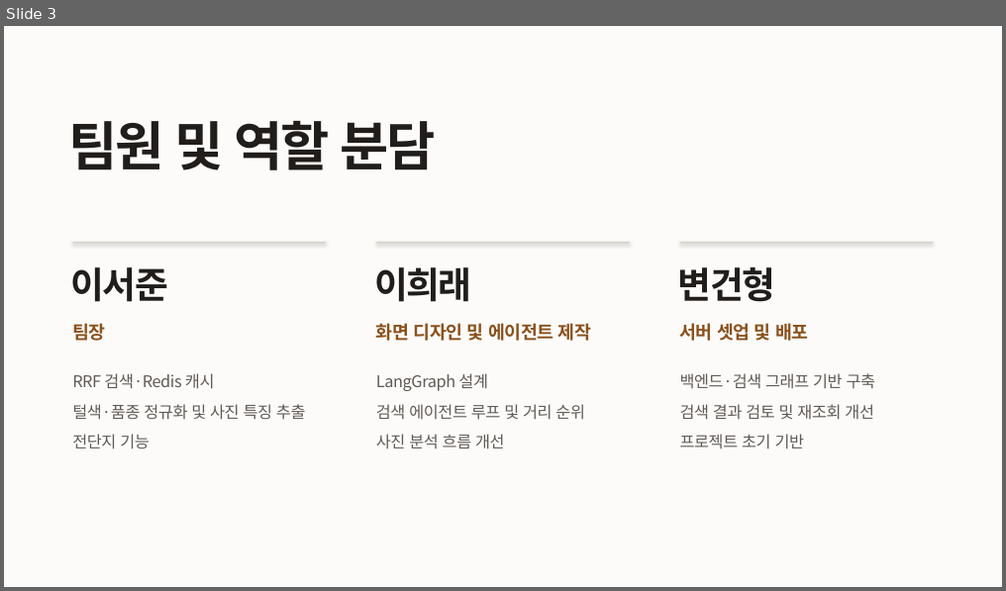
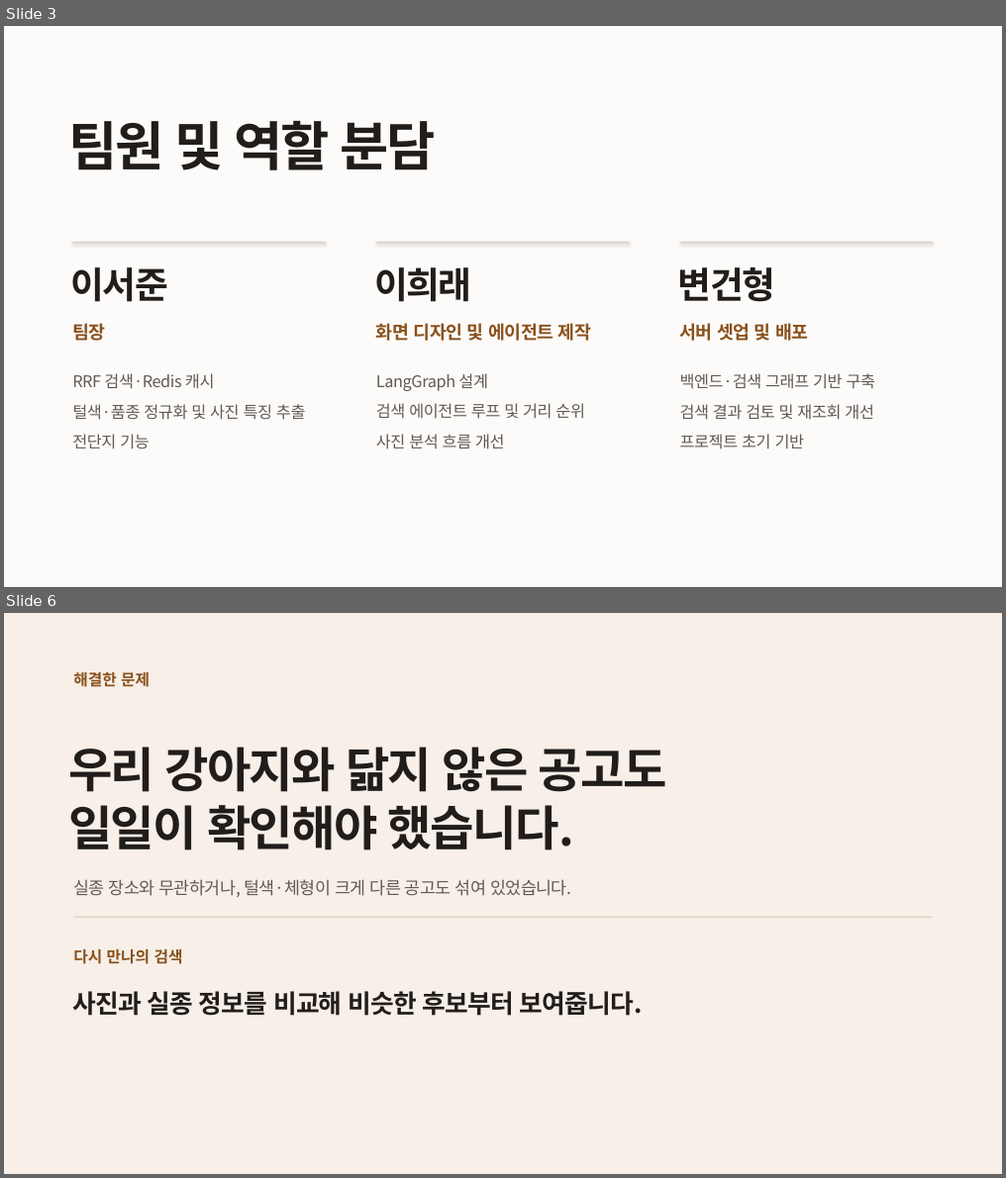
Before and after one commit to aio-03-p2-team1/aio-03-p2-team1, a slide deck: P2/ppt/dasimanna-team-intro.pptx. Shown one above the other, each under a label of ours: slide 3 before the commit, slides 3 and 6 after it; the slides between them are not shown. The pictures are 1006x591 and 1006x1178 pixels, drawn with LibreOffice and Linux fonts; fonts in the diff are those of the drawing. Boxes give left, top, right and bottom in pixels: in the first picture for what was removed or moved away, otherwise in the second. Text is boxed around its words. In the diff, an @@ line names an element or a change of style, - is before the commit and + after.

Commit message:
docs: 프로젝트 소개 배경과 해결한 문제 수정

```diff
--- a/P2/ppt/dasimanna-team-intro.pptx
+++ b/P2/ppt/dasimanna-team-intro.pptx
@@ slide 6 added at (x1=4, y1=613, x2=1002, y2=1174), background #F7EFE8 @@
@@ text added at (x1=73, y1=672, x2=150, y2=687), 15 pt, text #8A511D, bold @@
+해결한 문제
@@ text added at (x1=68, y1=747, x2=667, y2=792), 46 pt, text #201D1B, bold @@
+우리 강아지와 닮지 않은 공고도
@@ text added at (x1=68, y1=805, x2=574, y2=851), 46 pt, text #201D1B, bold @@
+일일이 확인해야 했습니다.
@@ text added at (x1=73, y1=879, x2=572, y2=897), 16.5 pt, text #605A56 @@
+실종 장소와 무관하거나, 털색·체형이 크게 다른 공고도 섞여 있었습니다.
@@ rectangle added at (x1=73, y1=917, x2=933, y2=918), fill #D7C5B6 @@
@@ text added at (x1=73, y1=949, x2=183, y2=964), 15 pt, text #8A511D, bold @@
+다시 만나의 검색
@@ text added at (x1=72, y1=991, x2=643, y2=1016), 24.5 pt, text #201D1B, bold @@
+사진과 실종 정보를 비교해 비슷한 후보부터 보여줍니다.
```
Also in this commit, not shown: 3 slides changed, 1 slide removed, 1 other file.
